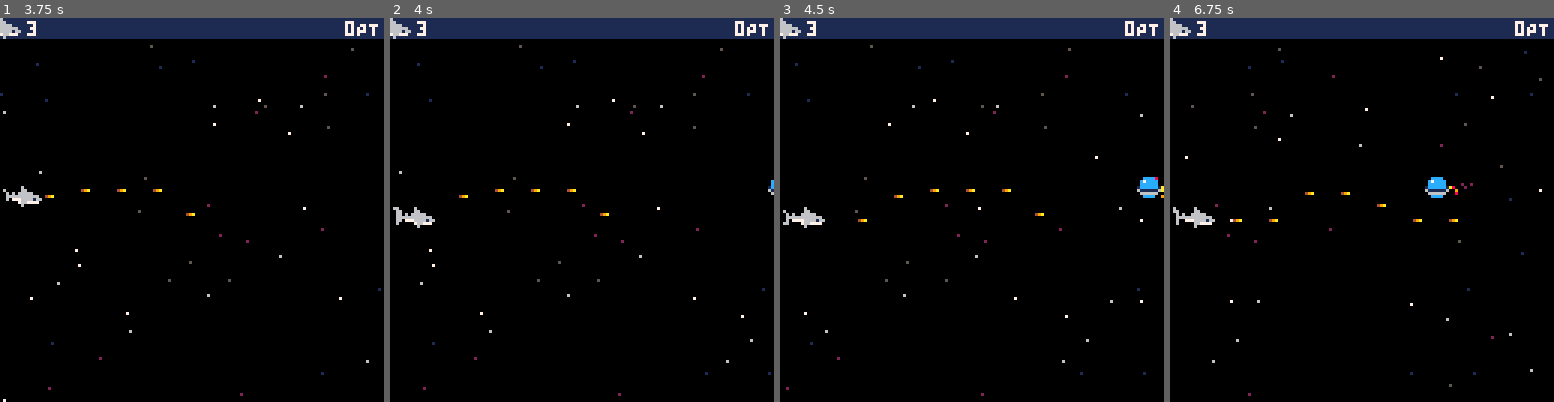
Above: before the commit, frames 1-4 (left to right).
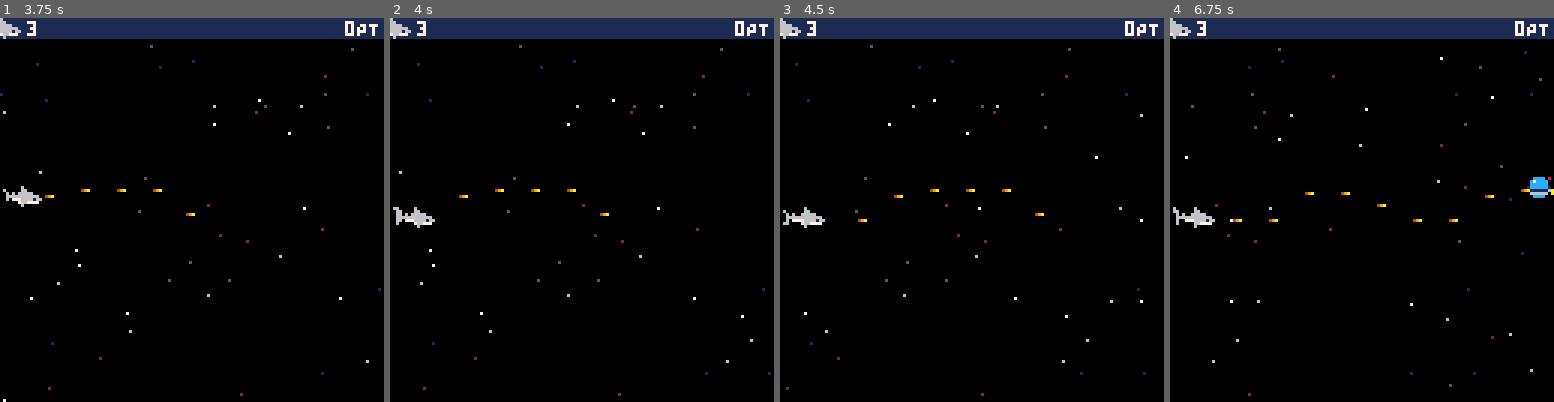
Above: after the commit, the same moments.

Repository: a2/shark-wars
Game: PICO-8 cartridge shark.p8
Same seed, same stepped clock (60 frames per second), same inputs: the game is played once before the commit and once after it.
Inputs:
- Up to frame 1 (3.75 s): tap X (X key) at 0.33, 1.07, 1.85, 2.97 s; tap O (Z key) at 0.7, 1.7, 2.1, 2.5, 2.9, 3.3, 3.7 s; hold Up 2.15-2.42 s; hold Down from 3.63 s (still down)
- Up to frame 2 (4 s): release Down at 3.97 s
- Up to frame 3 (4.5 s): tap X (X key) at 4.08 s; tap O (Z key) at 4.1 s
- Up to frame 4 (6.75 s): tap O (Z key) every 0.4 s from 4.5 to 6.5 s; hold Up 4.73-5.03 s; tap X (X key) at 5.2, 6.32 s; hold Down 5.73-6.03 s

Frame 1 is identical in both runs. In frame 2, less than 0.1% of the frame differs, in the area x 98-100%, y 42-47%; in frame 3, 0.3%; in frame 4, 0.6%, in the area x 66-100%, y 41-47%.

Commit message:
Implement power-ups

Diff:
--- a/shark.p8
+++ b/shark.p8
@@ -299,7 +299,8 @@
   mode.score=0
 
   --store current time
-  mode.start=time()
+  mode.tick=0
+  mode.sec=0
 
   --create initial objects
   make_starfield()
@@ -308,17 +309,30 @@
 end
 
 function game_update(mode)
+  mode.tick+=1
+  if mode.tick>30 then
+    mode.tick-=30
+    mode.sec+=1
+  end
+
   local shark=mode.shark
-
   foreach_game_object_named("enemy",function(enemy)
     if shark:overlaps(enemy) then
-      --TODO: sound effect
-      shark.health-=1
+      if shark.powerup=="fish" then
+        --TODO: sound effect
+        mode.score+=10
+      else
+        --TODO: sound effect
+        shark.damage_timer+=10
+        shark.health-=1
+      end
+
       enemy.finished=true
     end
 
     if enemy.x+enemy.width<0 then
       --TODO: sound effect
+      shark.damage_timer+=10
       mode.score-=10
       enemy.finished=true
     end
@@ -331,16 +345,32 @@
 end
 
 function game_draw(mode)
+  local shark=mode.shark
+
   --top bar, dark blue
   rectfill(0,0,128,6,1)
 
-  --shark lives (left)
+  --shark lives
   spr(41,0,-1)
-  print(mode.shark.health,9,1,7)
-
-  --score (right)
+  print(shark.health,9,1,7)
+
+  --score
   local score=mode.score.."PT"
   print(score,127-4*#score,1,7)
+
+  --powerup
+  if shark.powerup_timer>0 then
+    local p=shark.powerup
+    if p=="clock" then
+      sspr(8,8,5,5,15,1)
+    elseif p=="fish" then
+      sspr(12,12,5,5,15,2)
+    elseif p=="jetpack" then
+      sspr(24,0,5,5,15,1)
+    end
+
+    line(0,7,128*(shark.powerup_timer/shark.powerup_duration),7,14)
+  end
 end
 -->8
 --makers
@@ -393,43 +423,63 @@
 
 function make_shark(x,y)
   return make_game_object("shark",x,y,0,{
-    width=16,--32
-    height=8,--16
+    width=16,
+    height=8,
     health=3,
-    health_max=3,
     frame=0,
-    big=false,
+    chomping=0,
+    damage_timer=0,
+    powerup_timer=0,
     mouth_position=function(self)
-      if self.big then
+      if self.powerup=="fish" then
         return self.x+30,self.y+9
       else
         return self.x+14,self.y+5
       end
     end,
     update=function(self)
-      --shoot on 🅾️
-      if btn(4) then
-        if self.last_laser==nil then
-          sfx(1)
-
-          local mx,my=self:mouth_position()
-          self.last_laser=make_laser(mx,my)
+      if self.powerup=="fish" then
+        self.width=32
+        self.height=16
+      else
+        self.width=16
+        self.height=8
+
+        --shoot on 🅾️
+        if btn(4) then
+          if self.last_laser==nil then
+            sfx(1)
+
+            local mx,my=self:mouth_position()
+            self.last_laser=make_laser(mx,my)
+          end
+        else
+          self.last_laser=nil
         end
+      end
+
+      local speed=ternary(self.powerup=="jetpack",2,1)
+      if (btn(2) and self.y>mode.min_y) self.y-=speed
+      if (btn(3) and self.y+self.height<mode.max_y) self.y+=speed
+
+      self.frame=(self.frame+0.5)%8
+
+      if self.damage_timer>0 then
+        self.damage_timer-=0.25
+        self.visible=flr(self.damage_timer)%2==0
+      end
+
+      if self.powerup_timer>0 then
+        self.powerup_timer-=1
       else
-        self.last_laser=nil
-      end
-
-      if (btn(2) and self.y>mode.min_y) self.y-=1
-      if (btn(3) and self.y+self.height<mode.max_y) self.y+=1
-
-      self.frame=(self.frame+0.5)%8
+        self.powerup=nil
+      end
     end,
     draw=function(self)
-      if self.big then
-        local offset=2*flr(self.frame%8)
-        --local chomp_offset_y=ternary(chomp,32,0)
-        spr(112+offset,self.x,self.y,2,2)
-        spr(48+offset,self.x+16,self.y,2,2)
+      if self.powerup=="fish" then
+        local s=48+4*flr(self.frame)
+        if (s>=64) s+=16
+        spr(s,self.x,self.y,4,2)
       else
         spr(32+2*flr(self.frame),self.x,self.y,2,1)
       end
@@ -516,7 +566,8 @@
       end
 
       --move to the left
-      self.x-=0.5
+      local speed=ternary(mode.shark.powerup=="clock",0.1,0.5)
+      self.x-=speed
 
       foreach_game_object_named("laser",function(obj)
         if self:overlaps(obj) then
@@ -528,6 +579,10 @@
       if self.damage>=self.max_damage then
         self.finished=true
         mode.score+=1
+
+        if mode.shark.powerup==nil and rndb(1,6)==1 then
+          make_powerup_random(self.x,self.y)
+        end
       end
     end,
     draw=function(self)
@@ -548,9 +603,8 @@
     visible=false,
     last_spawn=0,
     update=function(self)
-      local now=time()
-      local game_time=now-mode.start
-      local spawn_interval=4-min(3,game_time/60)
+      local now=mode.sec
+      local spawn_interval=4-min(3,now/60)
       local duration=now-self.last_spawn
       if duration>spawn_interval then
         make_enemy(128,rndb(mode.min_y,mode.max_y-11))
@@ -558,6 +612,54 @@
       end
     end
   })
+end
+
+function make_powerup_random(x,y)
+  local makers={
+    make_powerup_jetpack,
+    make_powerup_fish,
+    make_powerup_clock,
+  }
+  return makers[rndb(1,#makers)](x,y)
+end
+
+function make_powerup(type,x,y,w,h,sprite,duration)
+  return make_game_object("powerup",x,y,0,{
+    width=w,
+    height=h,
+    type=type,
+    duration=duration,
+    update=function(self)
+      self.x-=1
+
+      if self.x+self.width<0 then
+        self.finished=true
+      elseif self:overlaps(mode.shark) then
+        mode.shark.powerup=type
+        mode.shark.powerup_timer=30*duration
+        mode.shark.powerup_duration=30*duration
+
+        foreach_game_object_named("powerup",function(obj)
+          obj.finished=true
+        end)
+      end
+    end,
+    draw=function(self)
+      spr(sprite,self.x,self.y)
+    end
+  })
+end
+
+function make_powerup_jetpack(x,y)
+  return make_powerup("jetpack",x,y,8,8,3,5)
+end
+
+function make_powerup_fish(x,y)
+  return make_powerup("fish",x,y,7,7,2,5)
+end
+
+function make_powerup_clock(x,y)
+  return make_powerup("clock",x,y,8,8,1,5)
 end
 -->8
 --helpers
@@ -587,7 +689,7 @@
 end
 
 function rndb(low,high)
-  return rnd(high-low+1)+low
+  return flr(rnd(high-low+1)+low)
 end
 
 function ternary(condition,if_true,if_false)
Not shown, changed: 76 lines of the sprite sheet (__gfx__) section of shark.p8
